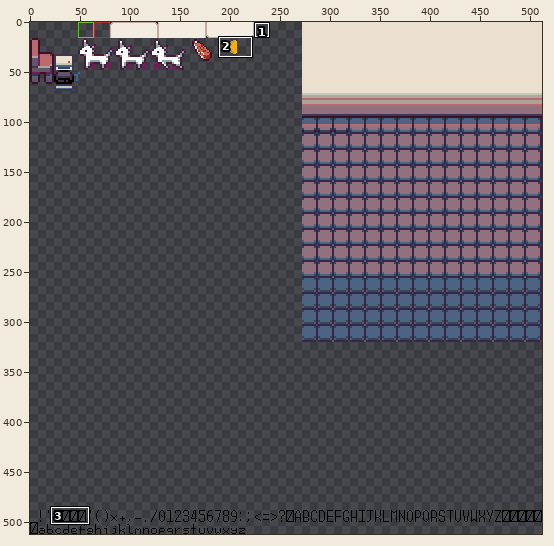
Pixel-art file: prototype/sprites/test.aseprite. Above, an overview of the earlier version with the close-up marked.
Close-up. Before the edit:
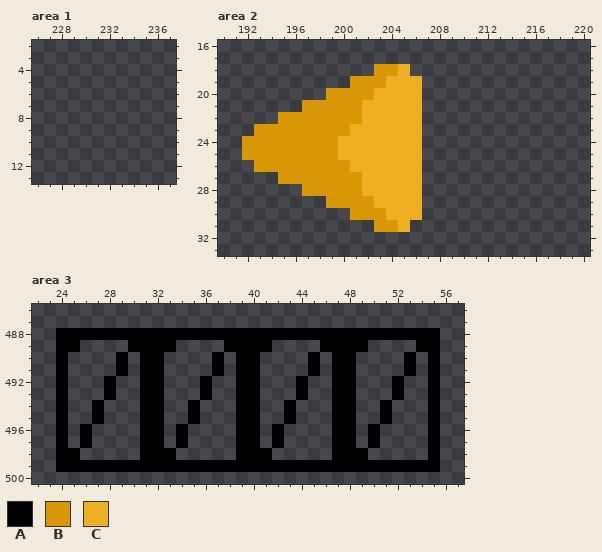
512x512 pixels, 1 frame. Colours within 5 levels of each other are drawn and written as one. Shown: area 1: x 226..237, y 2..13; area 2: x 190..220, y 16..33; area 3: x 22..57, y 486..500. The commit also changed other parts of the picture, which this record leaves out.
Palette (. is transparent): A #000000  B #d99906  C #ecae22
Pixels before, area 2, first column x 192:
18 ...........BBC.
19 .........BBBCCC
20 .......BBBBCCCC
21 .....BBBBBCCCCC
22 ...BBBBBBBCCCCC
23 .BBBBBBBBCCCCCC
24 BBBBBBBBCCCCCCC
25 BBBBBBBBCCCCCCC
26 .BBBBBBBBCCCCCC
27 ...BBBBBBBCCCCC
28 .....BBBBBCCCCC
29 .......BBBBCCCC
30 .........BBBCCC
31 ...........BBC.
Pixels before, area 3, first column x 24:
488 AAAAAAAAAAAAAAAAAAAAAAAAAAAAAAAA
489 AA....AAAA....AAAA....AAAA....AA
490 A....A.AA....A.AA....A.AA....A.A
491 A....A.AA....A.AA....A.AA....A.A
492 A...A..AA...A..AA...A..AA...A..A
493 A...A..AA...A..AA...A..AA...A..A
494 A..A...AA..A...AA..A...AA..A...A
495 A..A...AA..A...AA..A...AA..A...A
496 A.A....AA.A....AA.A....AA.A....A
497 A.A....AA.A....AA.A....AA.A....A
498 AA.....AAA.....AAA.....AAA.....A
499 AAAAAAAAAAAAAAAAAAAAAAAAAAAAAAAA
The result:
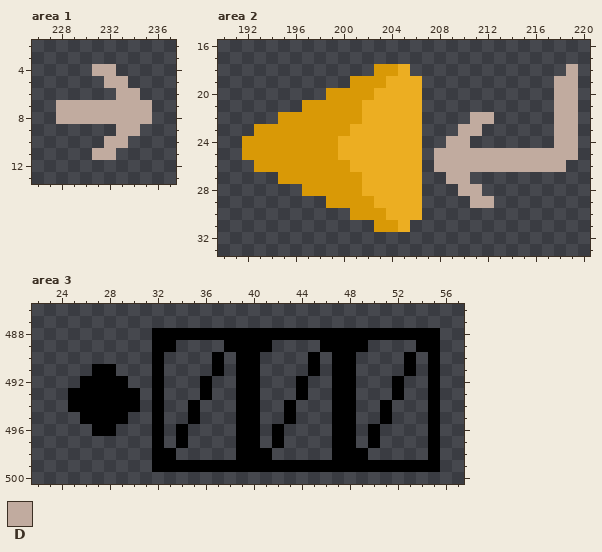
Colours new in this view: D #c1ab9f
The edit:
Changed rows in their new state; - is an unchanged pixel.
Area 1:
first column x 228:
 4 ---DD---
 5 ----DD--
 6 -----DD-
 7 DDDDDDDD
 8 DDDDDDDD
 9 -----DD-
10 ----DD--
11 ---DD---
Area 2:
first column x 208:
18 -----------D
19 ----------DD
20 ----------DD
21 ----------DD
22 ---DD-----DD
23 --DD------DD
24 -DD-------DD
25 DDDDDDDDDDDD
26 DDDDDDDDDDD-
27 -DD---------
28 --DD--------
29 ---DD-------
Area 3:
first column x 24:
488 ........
489 ..----..
490 .----.-.
491 .--AA.-.
492 .-AA-A-.
493 .AAA-AA.
494 .AA-AAA.
495 .-A-AA-.
496 .-.AA--.
497 .-.----.
498 ..-----.
499 ........
Pixel boxes of the changes (left, top, right, bottom) in both close-ups:
added: (56, 64, 152, 160)
added: (434, 64, 578, 208)
changed: (56, 328, 152, 472)
